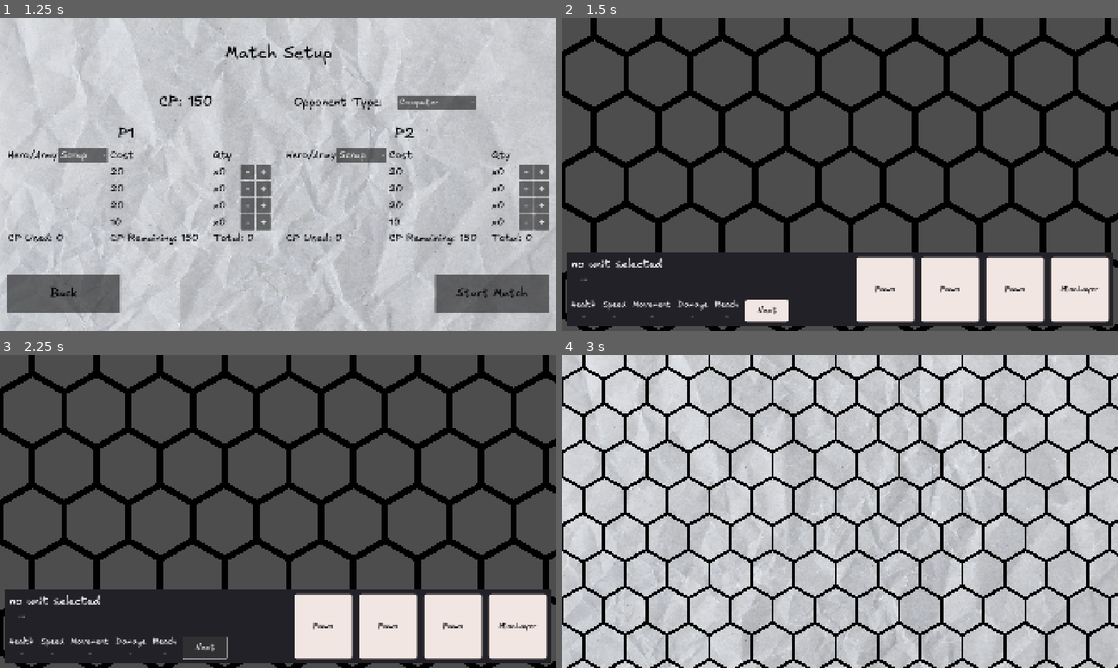
Above: before the commit, frames 1-4 (two rows, left to right).
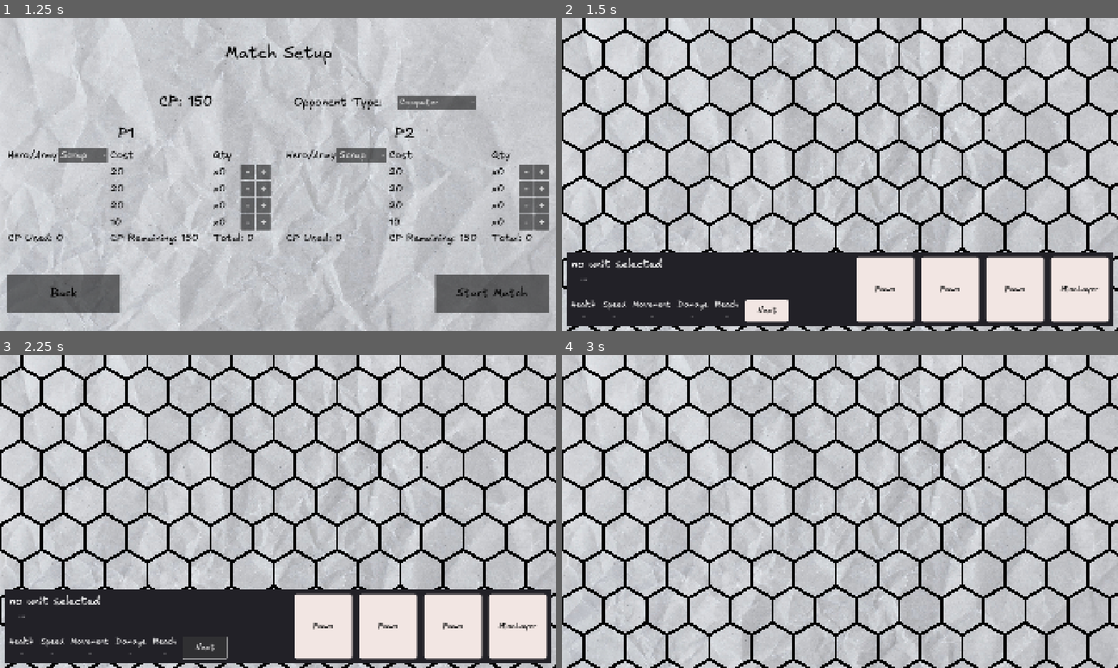
Above: after the commit, the same moments.

Repository: stvnnfrl/Portfolio
Game: Godot game, scene res://screens/main_menu/main_menu.tscn
Same seed, same stepped clock (60 frames per second), same inputs: the game is played once before the commit and once after it. The engine's default icon, where the game draws it, is replaced by a stand-in: a white triangle on a blue panel in a dark square.
Inputs:
- Up to frame 1 (1.25 s): click "Start Game" at 0.5 s
- Up to frame 2 (1.5 s): click "Start Match" at 1.25 s
- Up to frame 3 (2.25 s): click "Next" at 2 s
- Up to frame 4 (3 s): click "Next" at 2.75 s

Frame 1 is identical in both runs. In frame 2, 75% of the frame differs, in the area x 0-100%, y 0-100%; in frame 3, 75%; in frame 4, nothing differs.
Error in both runs: Out of bounds get index '0' (on base: 'Array[Unit]') (res://screens/battle/battlefield/battlefield_manager.gd:121)

Commit message:
Temp connection and adjustements for demo 2. Pregame to battlefield

Diff:
--- a/hpp/autoloads/scene_manager.gd
+++ b/hpp/autoloads/scene_manager.gd
@@ -27,8 +27,16 @@
 	get_tree().change_scene_to_file(ending_screen_path)
 
 
+#func _swap_to(initialized_scene: Node) -> void:
+	#var tree = get_tree()
+	#tree.unload_current_scene()
+	#tree.call_deferred("set_current_scene", initialized_scene)  # "tree.current_scene = pregame" doesn't seem to work here
+	#tree.root.add_child(initialized_scene)
+
+# TODO Temp change to make the connection work. Will need to investigate more
 func _swap_to(initialized_scene: Node) -> void:
 	var tree = get_tree()
-	tree.unload_current_scene()
-	tree.call_deferred("set_current_scene", initialized_scene)  # "tree.current_scene = pregame" doesn't seem to work here
+	var current_scene = tree.current_scene
 	tree.root.add_child(initialized_scene)
+	tree.current_scene = initialized_scene
+	current_scene.queue_free()
--- a/hpp/hex_grid/hex_grid_render.gd
+++ b/hpp/hex_grid/hex_grid_render.gd
@@ -2,11 +2,13 @@
 
 @export var cubic: CubicCoords
 @export var color: Color = Color.BLACK
-@export var border_frac: float = 0.9
+@export var border_frac: float = 0.93
 
 # Called when the node enters the scene tree for the first time.
 func _ready() -> void:
 	self.material = load("res://hex_grid/hex_grid_render.tres")
+	# TODO validate final hex grid size to be consistent with battlefield
+	cubic.size = 84.0
 	set_instance_shader_parameter("size", cubic.size)
 	set_instance_shader_parameter("border_frac", border_frac)
 	pass # Replace with function body.
--- a/hpp/screens/battle/pregame/grid.gd
+++ b/hpp/screens/battle/pregame/grid.gd
@@ -7,6 +7,9 @@
 
 # indices for the current player - reset when players switch
 var placed_unit_indices: Dictionary[Unit, int]
+
+func _ready() -> void:
+	cubic_coords.size = 84.0
 
 func _on_gui_input(event: InputEvent) -> void:
 	if event is not InputEventMouseButton:
@@ -89,6 +92,8 @@
 func _on_pregame_end_of_turn() -> void:
 	# set the placed units
 	for unit in placed_unit_indices:
-		state.current_player_placed.append(unit.duplicate())
+		# TODO Temp change to make the connection work. Will need to investigate more
+		#state.current_player_placed.append(unit.duplicate())
+		state.current_player_placed.append(unit)
 
 	placed_unit_indices.clear()
--- a/hpp/screens/battle/pregame/pregame.gd
+++ b/hpp/screens/battle/pregame/pregame.gd
@@ -76,6 +76,11 @@
 		current_unit_counts = _unit_counts2
 		change_units_to(_units2)
 	else:
+		# TODO Temp change to make the connection work. Will need to investigate more
+		for unit in _player1_placed:
+			unit.get_parent().remove_child(unit)
+		for unit in _player2_placed:
+			unit.get_parent().remove_child(unit)
 		SceneManager.load_battlefield(_hero1, _player1_placed, _hero2, _player2_placed)
 
 # handle next button
--- a/hpp/screens/battle/pregame/pregame.tscn
+++ b/hpp/screens/battle/pregame/pregame.tscn
@@ -7,6 +7,7 @@
 [ext_resource type="Script" uid="uid://cfe1mjyw2cuqm" path="res://screens/battle/pregame/grid.gd" id="3_u80o1"]
 [ext_resource type="PackedScene" uid="uid://xcq67l2wb3g2" path="res://hex_grid/hex_grid_render.tscn" id="4_2edq3"]
 [ext_resource type="Script" uid="uid://cj2rbjop1ymw7" path="res://hex_grid/cubic_coords.gd" id="4_jfu4o"]
+[ext_resource type="Texture2D" uid="uid://bu2d7bdhap8ic" path="res://screens/resources/crumpled_background.jpg" id="4_pqa5a"]
 [ext_resource type="Script" uid="uid://bv71pol8nortl" path="res://screens/battle/pregame/unit_selector.gd" id="4_wxa71"]
 [ext_resource type="Script" uid="uid://c7pcefq1w8xsf" path="res://screens/battle/pregame/cursor_unit_preview.gd" id="6_5qa4y"]
 
@@ -35,6 +36,18 @@
 script = ExtResource("3_u80o1")
 state = NodePath("..")
 cubic_coords = SubResource("Resource_2edq3")
+
+[node name="PaperBackground" type="TextureRect" parent="Grid"]
+layout_mode = 1
+anchors_preset = 15
+anchor_right = 1.0
+anchor_bottom = 1.0
+grow_horizontal = 2
+grow_vertical = 2
+mouse_filter = 2
+texture = ExtResource("4_pqa5a")
+expand_mode = 1
+stretch_mode = 6
 
 [node name="HexGridRender" parent="Grid" instance=ExtResource("4_2edq3")]
 
Not shown: 1 places in hpp/screens/battle/pregame/pregame.tscn that only renumber resources
